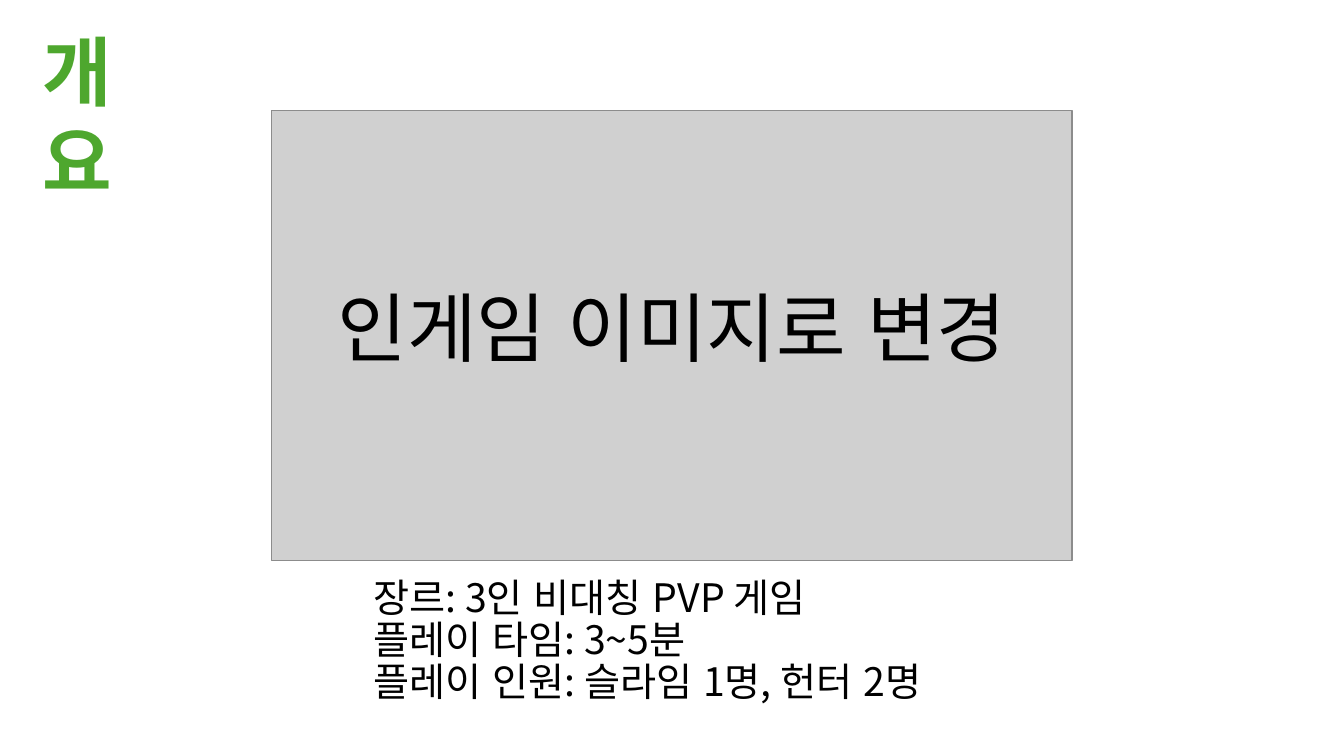
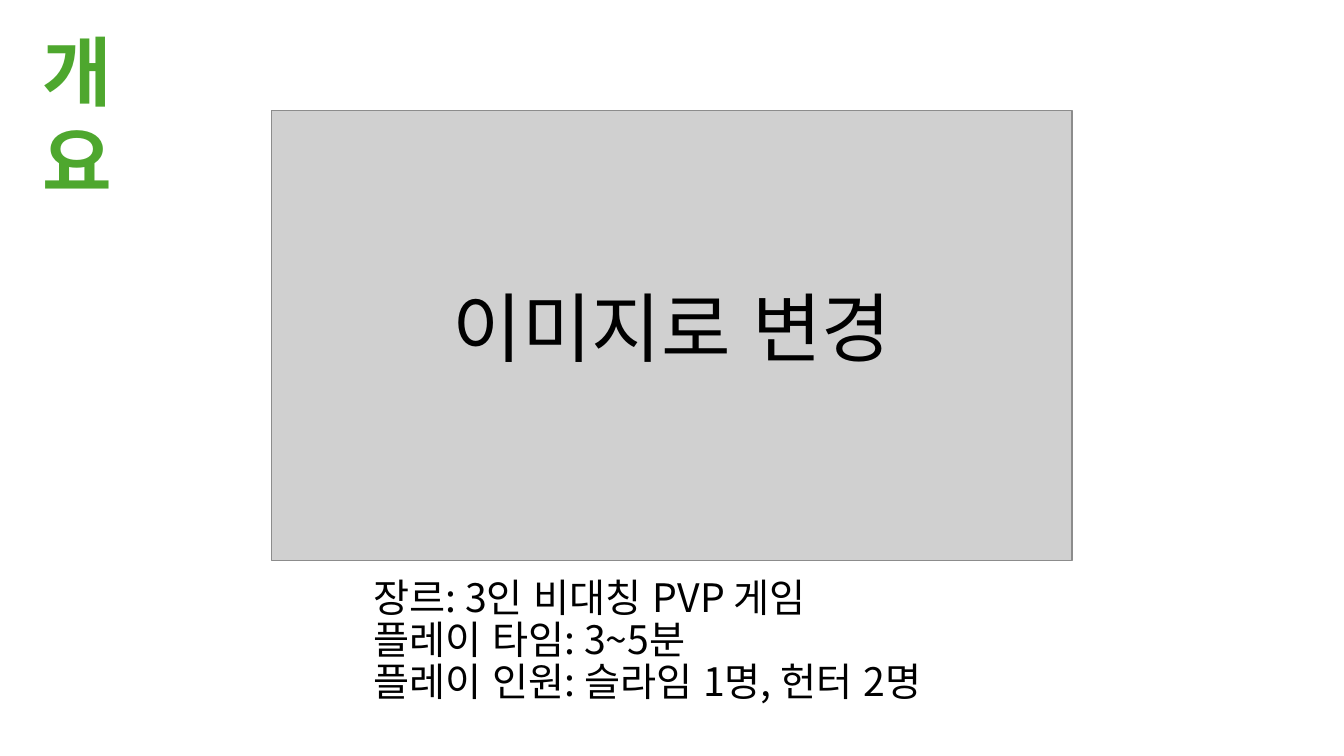
Before and after one commit to M055B411/23TH_TUK_Senior_Project, a slide deck: slide 3 of 제안서/EatUpAll_고윤범_노창현_양재성.pptx. Drawn at 1344x756 pixels with LibreOffice and Linux fonts; fonts in the diff are those of the drawing; grey boxes stand for pictures. Boxes give left, top, right and bottom in pixels: in the first picture for what was removed or moved away, otherwise in the second. Text is boxed around its words. In the diff, an @@ line names an element or a change of style, - is before the commit and + after.

```diff
--- a/제안서/EatUpAll_고윤범_노창현_양재성.pptx
+++ b/제안서/EatUpAll_고윤범_노창현_양재성.pptx
@@ text at box(453, 293, 891, 362): text changed @@
-인게임 이미지로 변경
+이미지로 변경
```
Also in this commit, not shown: 1 other slide changed, 1 slide added, 5 other files.
